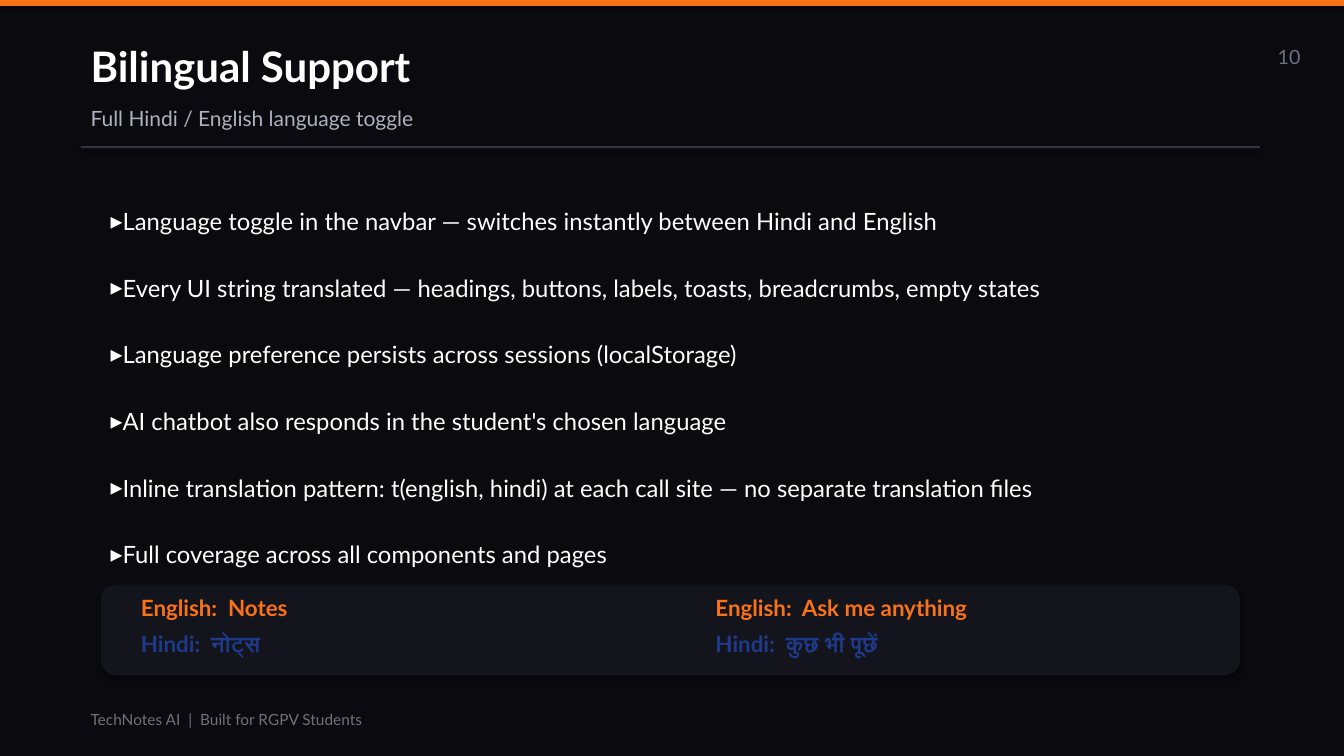
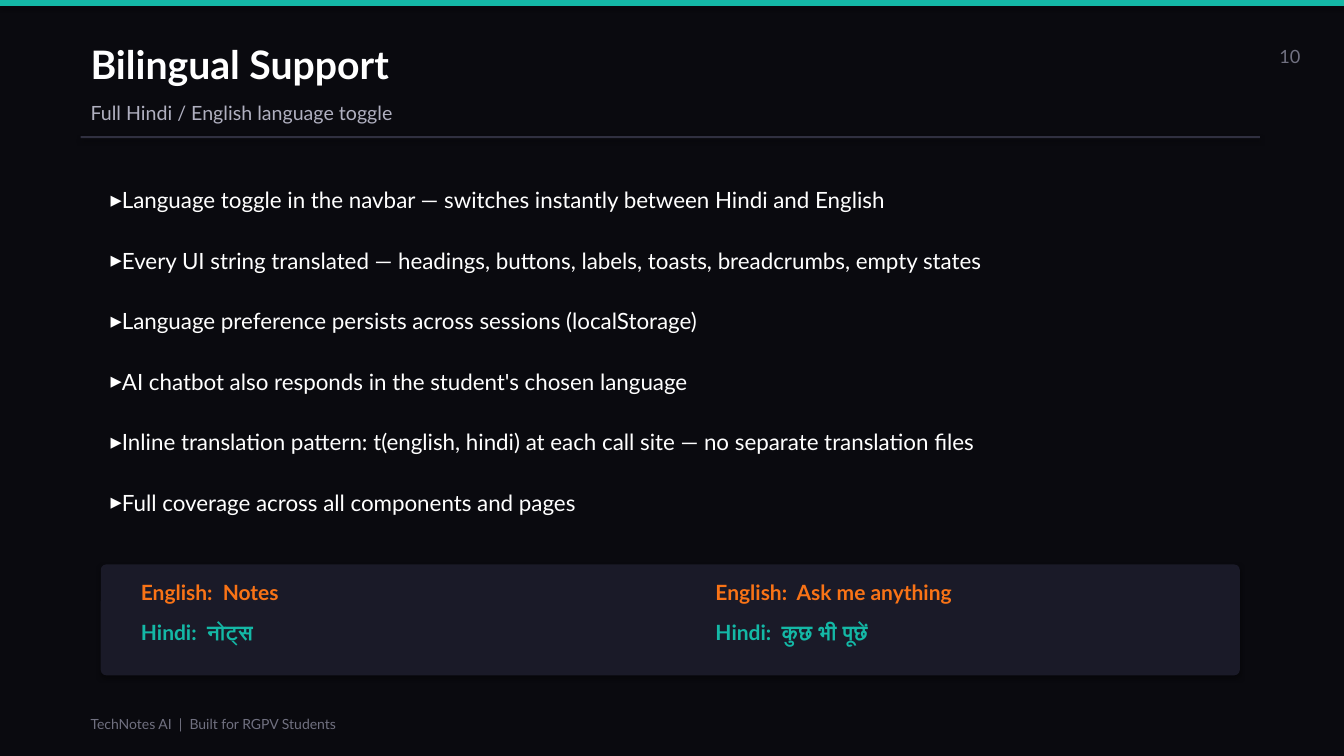
Before and after one commit to Dhruvtiwari059/tecgnotes, a slide deck: slide 10 of TechNotes_AI_Presentation.pptx. Drawn at 1344x756 pixels with LibreOffice and Linux fonts; fonts in the diff are those of the drawing. Boxes give left, top, right and bottom in pixels: in the first picture for what was removed or moved away, otherwise in the second. Text is boxed around its words. In the diff, an @@ line names an element or a change of style, - is before the commit and + after.

```diff
--- a/TechNotes_AI_Presentation.pptx
+++ b/TechNotes_AI_Presentation.pptx
@@ rectangle at <box>0,0,1344,6</box>: fill #F97316 to #14B8A6 @@
@@ text "Bilingual Support" at <box>91,50,388,86</box>: size 30 to 28 pt @@
@@ text "10" at <box>1279,50,1300,63</box>: size 14 to 13 pt @@
@@ text "Full Hindi / English language ..." at <box>91,105,392,124</box>: size 15 to 14 pt @@
@@ 2 texts, 1 rectangle: place and size @@
-2 texts, 1 rectangle at <box>81,146,1260,658</box>
+2 texts, 1 rectangle at <box>81,136,1260,647</box>
@@ rectangle at <box>81,136,1260,138</box>: fill #333344 to #303040 @@
@@ text "Language toggle in the navbar ...": place and size @@
-text "Language toggle in the navbar ..." at <box>123,212,1040,568</box>
+text "Language toggle in the navbar ..." at <box>122,191,981,515</box>
@@ text "Language toggle in the navbar ..." at <box>122,191,981,515</box>: size 17 to 16 pt; less space between paragraphs @@
@@ rounded rectangle: place and size @@
-rounded rectangle at <box>101,585,1240,676</box>
+rounded rectangle at <box>101,565,1240,676</box>
@@ rounded rectangle at <box>101,565,1240,676</box>: fill #14141C to #1A1A28; proportions changed @@
@@ text "English: Notes": place and size @@
-text "English: Notes" at <box>141,599,287,620</box>
+text "English: Notes" at <box>141,584,279,604</box>
@@ text "English: Notes" at <box>141,584,279,604</box>: size 16 to 15 pt @@
@@ text "English: Ask me anything": place and size @@
-text "English: Ask me anything" at <box>715,599,967,620</box>
+text "English: Ask me anything" at <box>715,584,952,604</box>
@@ text "English: Ask me anything" at <box>715,584,952,604</box>: size 16 to 15 pt @@
@@ text "Hindi: नोट्स" at <box>141,624,253,644</box>: size 16 to 15 pt, text colour #1E3A8A to #14B8A6 @@
@@ text "Hindi: कुछ भी पूछें" at <box>715,624,869,647</box>: size 16 to 15 pt, text colour #1E3A8A to #14B8A6 @@
@@ text "TechNotes AI | Built for ..." at <box>91,719,336,729</box>: size 11 to 10 pt @@
```
Also in this commit, not shown: 16 other slides changed, 1 slide added, 1 slide removed.
